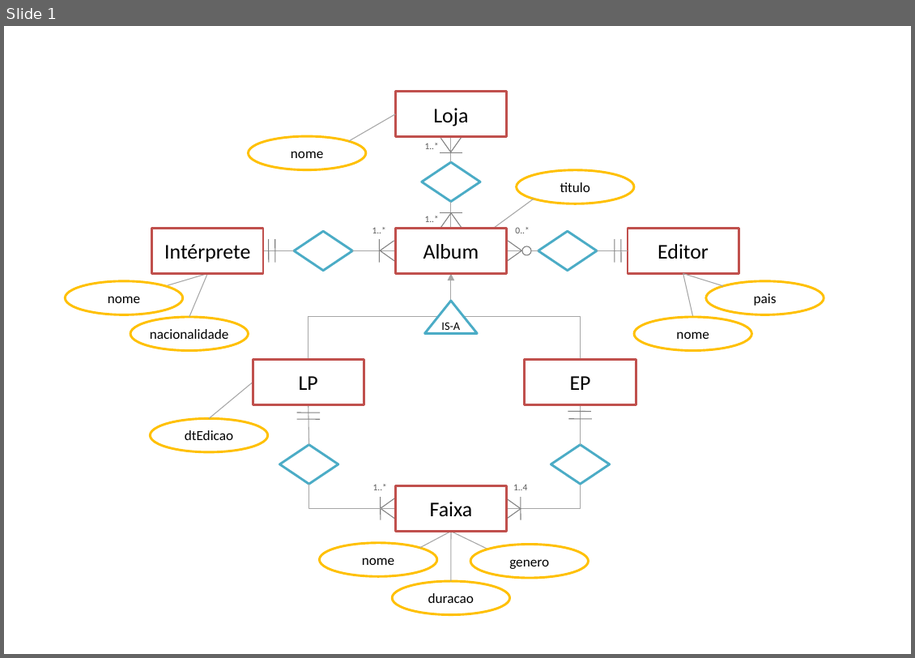
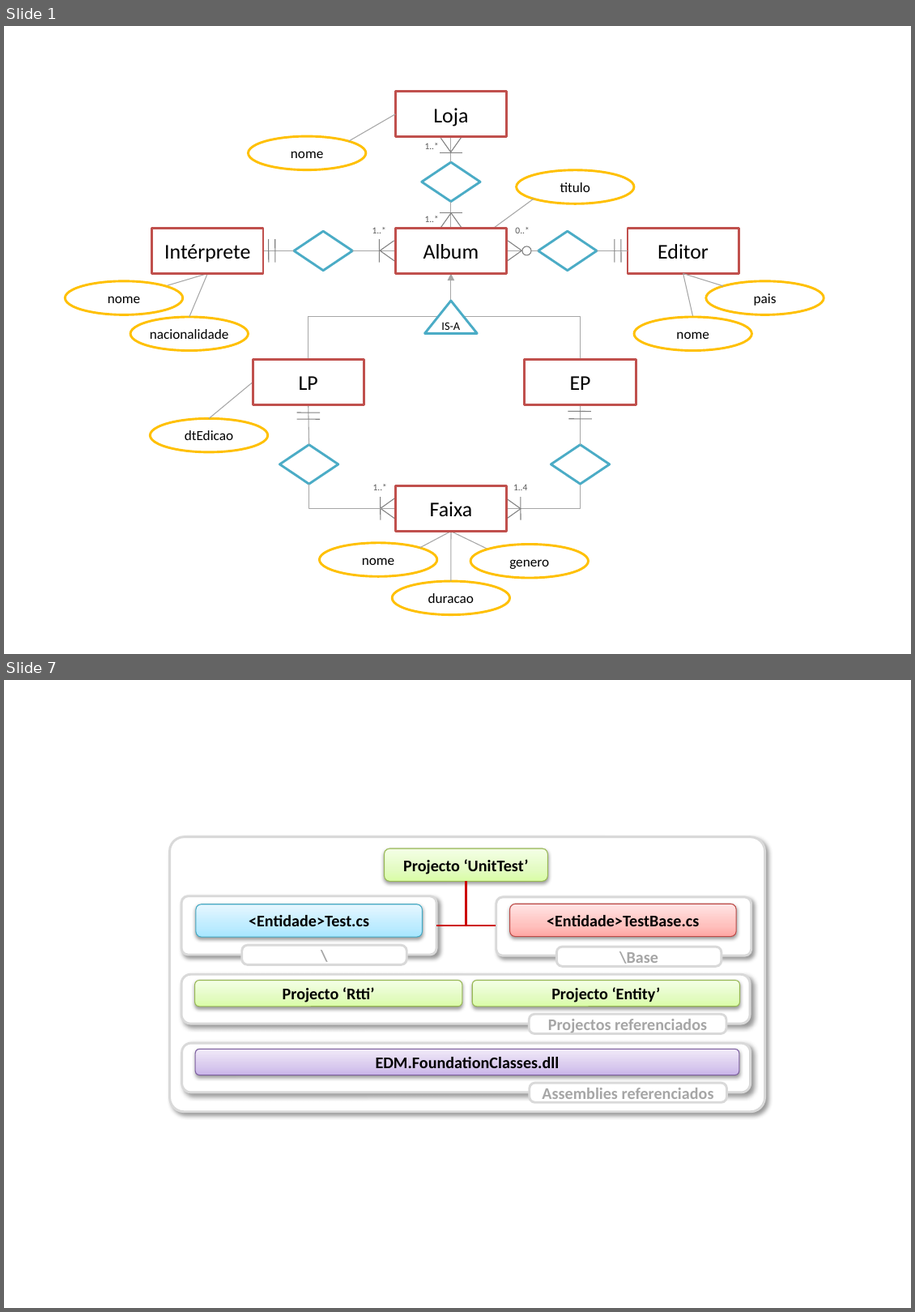
Before and after one commit to Netivski/projectoseminario, a slide deck: Documentação/Report Structures.pptx. Shown one above the other, each under a label of ours: slide 1 before the commit, slides 1 and 7 after it; the slides between them are not shown. The pictures are 915x658 and 915x1312 pixels, drawn with LibreOffice and Linux fonts; fonts in the diff are those of the drawing. Boxes give left, top, right and bottom in pixels: in the first picture for what was removed or moved away, otherwise in the second. Text is boxed around its words. In the diff, an @@ line names an element or a change of style, - is before the commit and + after.

```diff
--- a/Documentação/Report Structures.pptx
+++ b/Documentação/Report Structures.pptx
@@ slide 7 added at (4,680,911,1308), background #FFFFFF @@
@@ rounded rectangle added at (170,836,765,1112), fill #FFFFFF, outline #D9D9D9 2 pt @@
@@ rounded rectangle added at (385,848,548,881), fill gradient #DAFDA7 to #E4FCC2 to #F5FFE7, outline #98B955 0.75 pt, 14 pt, text #000000, bold @@
+Projecto ‘UnitTest’
@@ rounded rectangle added at (181,896,437,955), fill #FFFFFF, outline #D9D9D9 2 pt @@
@@ elbow line added from (437, 925) to (467, 881), #CC0000 1.5 pt @@
@@ elbow line added from (496, 925) to (467, 881), #CC0000 1.5 pt @@
@@ rounded rectangle added at (496,897,752,955), fill #FFFFFF, outline #D9D9D9 2 pt @@
@@ rounded rectangle added at (196,904,422,937), fill gradient #A7E6FF to #C1EDFF to #E7F8FF, outline #46AAC5 0.75 pt, 14 pt, text #000000, bold @@
+<Entidade>Test.cs
@@ rounded rectangle added at (510,904,736,936), fill gradient #FFA6A5 to #FFC0BF to #FFE7E7, outline #BF4C48 0.75 pt, 14 pt, text #000000, bold @@
+<Entidade>TestBase.cs
@@ rounded rectangle added at (242,946,407,965), fill #FFFFFF, outline #D9D9D9 2 pt, 14 pt, text #A6A6A6, bold @@
+\
@@ rounded rectangle added at (557,946,722,966), fill #FFFFFF, outline #D9D9D9 2 pt, 14 pt, text #A6A6A6, bold @@
+\Base
@@ rounded rectangle added at (181,975,750,1024), fill #FFFFFF, outline #D9D9D9 2 pt @@
@@ rounded rectangle added at (195,981,462,1006), fill gradient #DAFDA7 to #E4FCC2 to #F5FFE7, outline #98B955 0.75 pt, 14 pt, text #000000, bold @@
+Projecto ‘Rtti’
@@ rounded rectangle added at (472,981,739,1006), fill gradient #DAFDA7 to #E4FCC2 to #F5FFE7, outline #98B955 0.75 pt, 14 pt, text #000000, bold @@
+Projecto ‘Entity’
@@ rounded rectangle added at (529,1015,727,1033), fill #FFFFFF, outline #D9D9D9 2 pt, 14 pt, text #A6A6A6, bold @@
+Projectos referenciados
@@ rounded rectangle added at (181,1044,750,1093), fill #FFFFFF, outline #D9D9D9 2 pt @@
@@ rounded rectangle added at (195,1049,739,1075), fill gradient #C9B5E8 to #D8CBEE to #F0EAF9, outline #7D60A0 0.75 pt, 14 pt, text #000000, bold @@
+EDM.FoundationClasses.dll
@@ rounded rectangle added at (530,1083,728,1102), fill #FFFFFF, outline #D9D9D9 2 pt, 14 pt, text #A6A6A6, bold @@
+Assemblies referenciados
```
Also in this commit, not shown: 9 other slides added, 1 slide removed, 1 other file.
